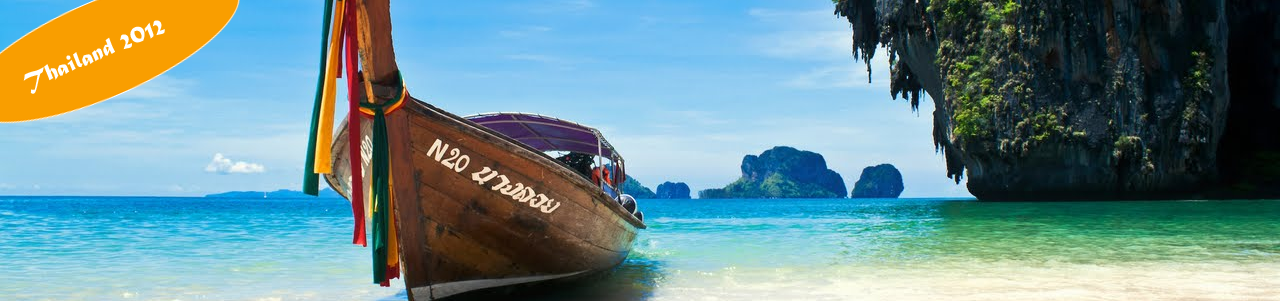
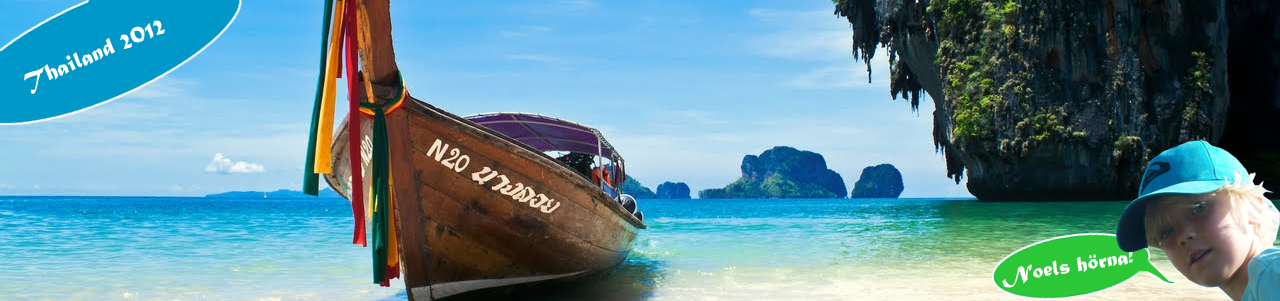
Two versions of the same layered image (1280 x 301). Layer-by-layer changes:
added layer "Noel" above "Noels hörna!" over 1116, 140, 1280, 301
added layer "Noels hörna!" above "Layer 2" over 1002, 248, 1133, 288
added layer "Layer 2" above "grön" over 1124, 254, 1179, 285
added layer "grön" above "Thailand 2012" over 991, 232, 1151, 301
renamed "Layer 2" to "blå", painted on it over 0, 0, 242, 125
